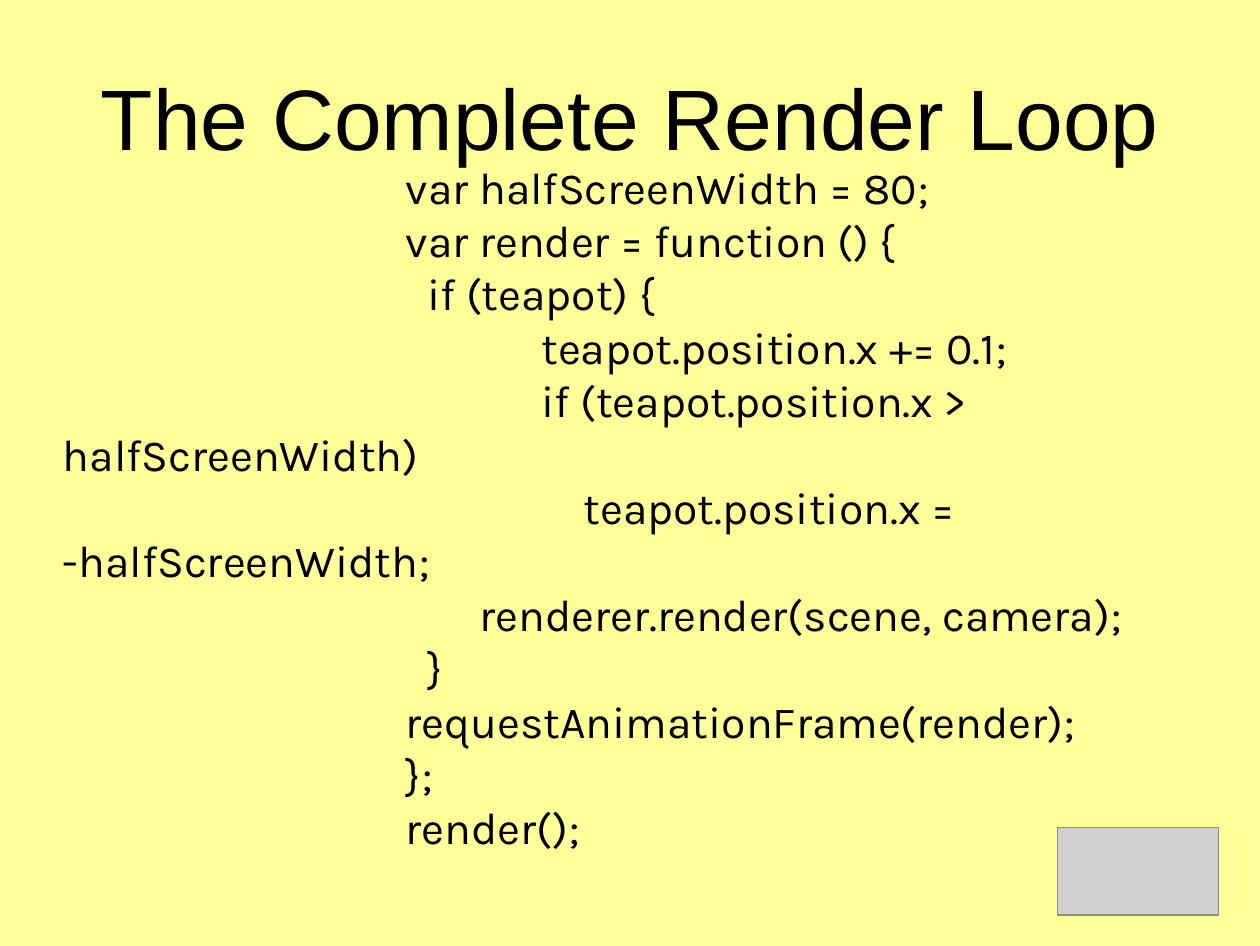
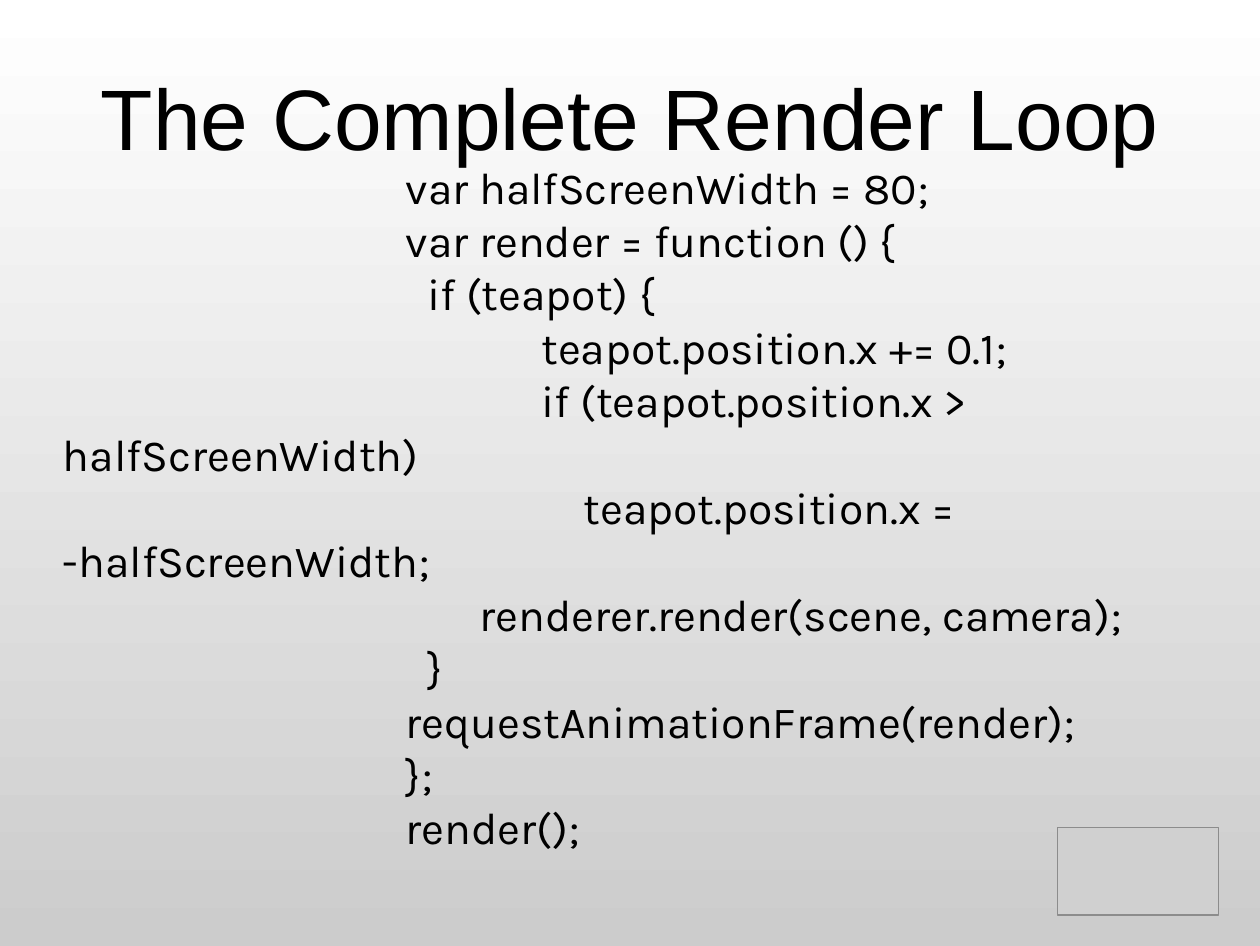
Before and after one commit to shegeek/teapots_can_fly, a slide deck: slide 31 of slides/teapots_can_fly-slides.odp. Drawn at 1260x946 pixels with LibreOffice and Linux fonts; fonts in the diff are those of the drawing; grey boxes stand for pictures. Boxes give left, top, right and bottom in pixels: in the first picture for what was removed or moved away, otherwise in the second. Text is boxed around its words. In the diff, an @@ line names an element or a change of style, - is before the commit and + after.

```diff
--- a/slides/teapots_can_fly-slides.odp
+++ b/slides/teapots_can_fly-slides.odp
@@ background #FFFF99 to gradient #FFFFFF to #CCCCCC @@
```
Also in this commit, not shown: 28 other slides changed, 7 slides added, 7 slides removed, 6 other files.
